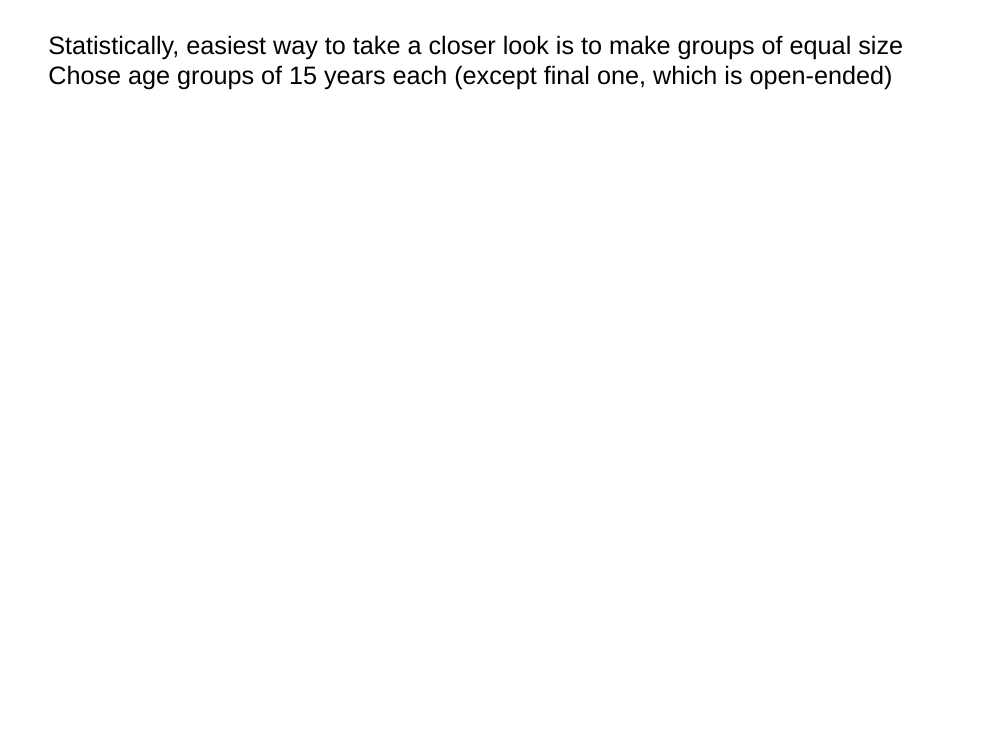
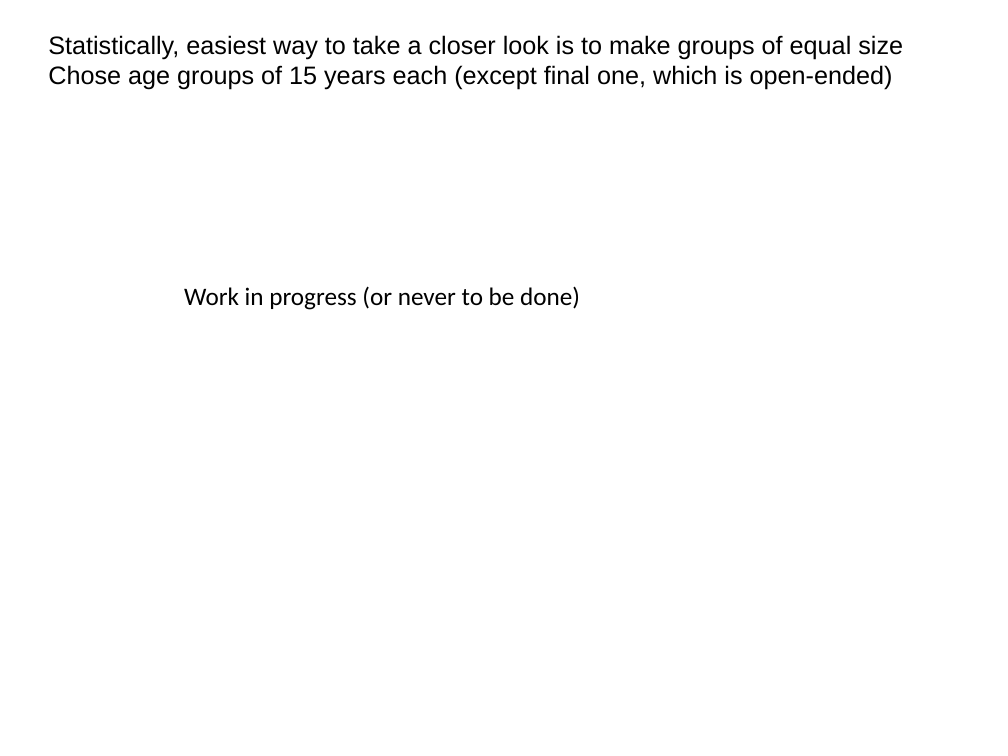
Before and after one commit to MimiBebe/Project-1Team3, a slide deck: slide 8 of Barbara_Project1_Team3.pptx (slide 6 before the commit). Drawn at 1008x756 pixels with LibreOffice and Linux fonts; fonts in the diff are those of the drawing. Boxes give left, top, right and bottom in pixels: in the first picture for what was removed or moved away, otherwise in the second. Text is boxed around its words. In the diff, an @@ line names an element or a change of style, - is before the commit and + after.

```diff
--- a/Barbara_Project1_Team3.pptx
+++ b/Barbara_Project1_Team3.pptx
@@ text added at box(184, 286, 580, 310), 18 pt, text #000000 @@
+Work in progress (or never to be done)
```
Also in this commit, not shown: 2 slides added, 5 other files.
